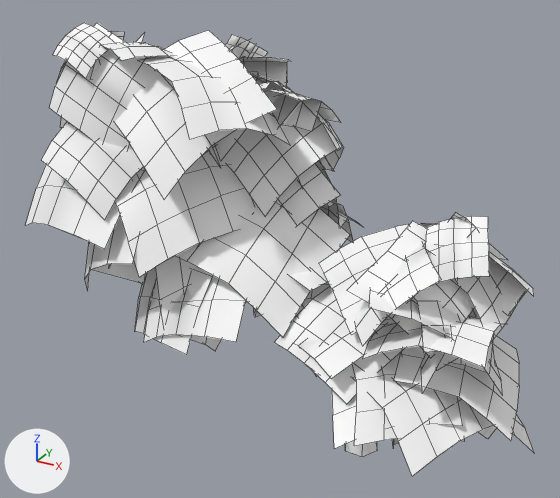
The FBX model Assets/Models/Tree_01/Tree_01.fbx, before and after one commit.
Rendered twice from a camera (50 mm lens) standing at (3.59, -9.04, 7.51) and looking at (-1.34, -0.08, 3.02). Arrows for +X, +Y and +Z are at lower left; the lights stay in place. Mesh edges are drawn as thin lines. Where no turn or scale is listed for an object, it has been applied to the vertices.

The older version as bpy lines, for what is in view:
```python
mat_lambert3 = principled_material('lambert3')
mat_lambert3.base_color = (1.0, 1.0, 1.0)  # white #ffffff
me_mesh = bpy.data.meshes.new('Mesh')
me_mesh.from_pydata(...)  # 2299 vertices, 1558 faces; spans x -4.98..2.56, y -2.15..2.18, z 0.0..6.11
me_mesh.materials.append(mat_lambert3)  # white #ffffff
ob_polysurface106 = bpy.data.objects.new('polySurface106', me_mesh)
ob_polysurface106.location = (0.0, 0.0, 0.0)
```
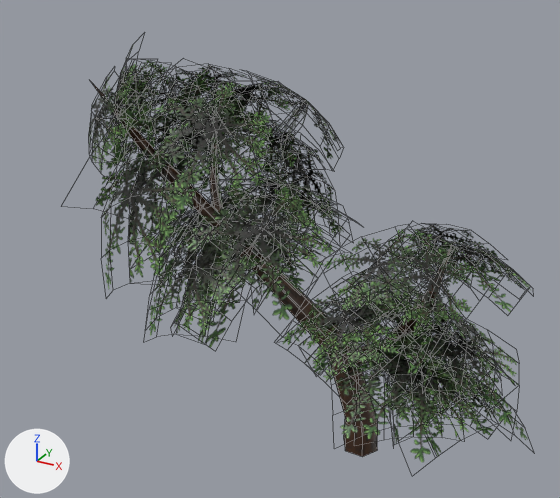
What the commit changed:
Picture 'Tree_01_Diffuse2_Mid.tga' (img_tree_01_diffuse2_mid_tga) is new.
In material 'lambert3' (mat_lambert3), base_color is no longer (1.0, 1.0, 1.0), white #ffffff.
In material 'lambert3' (mat_lambert3), texture is now set to img_tree_01_diffuse2_mid_tga, with its transparency.
me_mesh is used by ob_polysurface106; location (0.0, 0.0, 0.0).
me_mesh had 2299 vertices, 1558 faces and spanned x -4.98..2.56, y -2.15..2.18, z 0.0..6.11.
me_mesh now has 1113 vertices, 760 faces and spans x -4.38..2.56, y -2.15..1.99, z 0.0..5.93.
me_mesh part 1: the loose piece of 30 vertices spanning x -4.36..-2.45, y -2.0..0.55, z 2.11..4.88 is rebuilt with 30 vertices and now spans x -4.19..-1.75, y -1.62..0.5, z 2.11..4.88.
me_mesh part 2: the loose piece of 30 vertices spanning x -3.09..-1.53, y -0.29..1.09, z 4.03..5.5 is rebuilt with 30 vertices and now spans x -3.33..-1.89, y -0.26..0.83, z 4.61..5.54.
me_mesh part 3: the loose piece of 30 vertices spanning x -4.9..-2.65, y -1.43..0.3, z 3.98..5.58 is rebuilt with 30 vertices and now spans x -4.38..-2.83, y -1.22..-0.3, z 4.0..5.43.
me_mesh part 4: the loose piece of 30 vertices spanning x -3.5..-1.08, y -1.78..0.11, z 4.2..5.98 is rebuilt with 30 vertices and now spans x -2.95..-0.97, y -1.67..0.27, z 3.83..5.36.
me_mesh part 5: the loose piece of 30 vertices spanning x -3.94..-2.11, y -1.75..1.32, z 1.8..4.56 is rebuilt with 30 vertices and now spans x -4.15..-1.55, y -1.46..1.61, z 2.08..5.73.
me_mesh part 6: 31 loose pieces with 988 vertices, spanning x -4.4..2.08, y -1.98..2.18, z 1.45..6.11, are deleted.
Part 7, on me_mesh:
198 vertices are removed from x -4.98..-0.56, y -2.0..1.76, z 2.11..5.83.
156 faces are deleted.
18 new faces join them.

Where the change shows, as pixel boxes [x1, y1, x2, y2] in the pictures (560 x 498 px):
'polySurface106', surface changed, reshaped (13% narrower, 8% shorter): before [26, 23, 534, 476]; after [89, 45, 531, 462]
part 1 of me_mesh, rebuilt: before [85, 217, 145, 291]; after [103, 122, 205, 289]
part 2 of me_mesh, rebuilt (not visible before): after [171, 65, 256, 110]
part 3 of me_mesh, rebuilt (not visible before): after [89, 74, 147, 170]
part 4 of me_mesh, rebuilt: before [115, 30, 277, 199]; after [153, 82, 273, 210]
part 5 of me_mesh, rebuilt (not visible before): after [96, 69, 274, 250]
part 6 of me_mesh, deleted: before [49, 23, 517, 373]
part 7 of me_mesh, cut back: before [26, 41, 342, 316]; after [153, 85, 351, 354]
